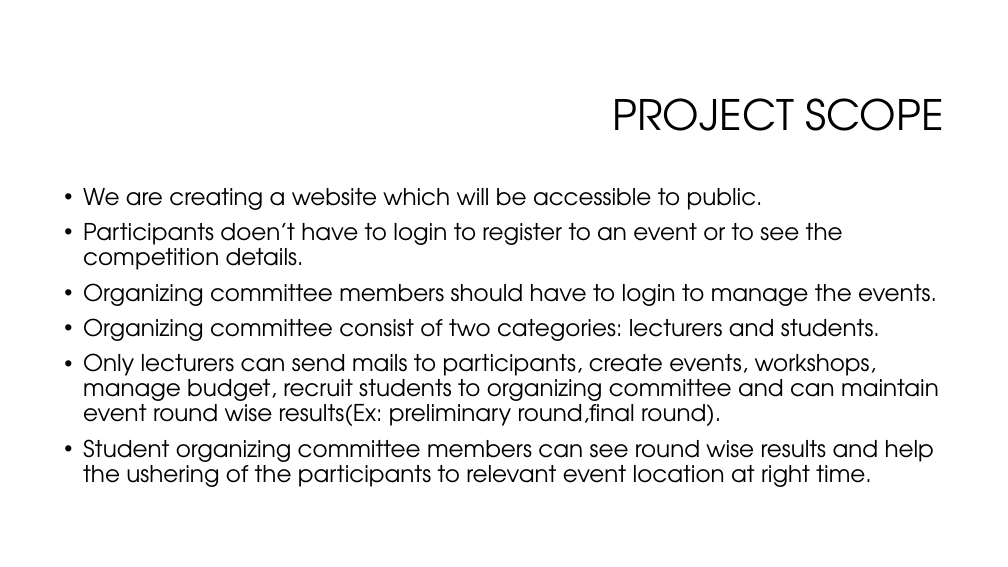
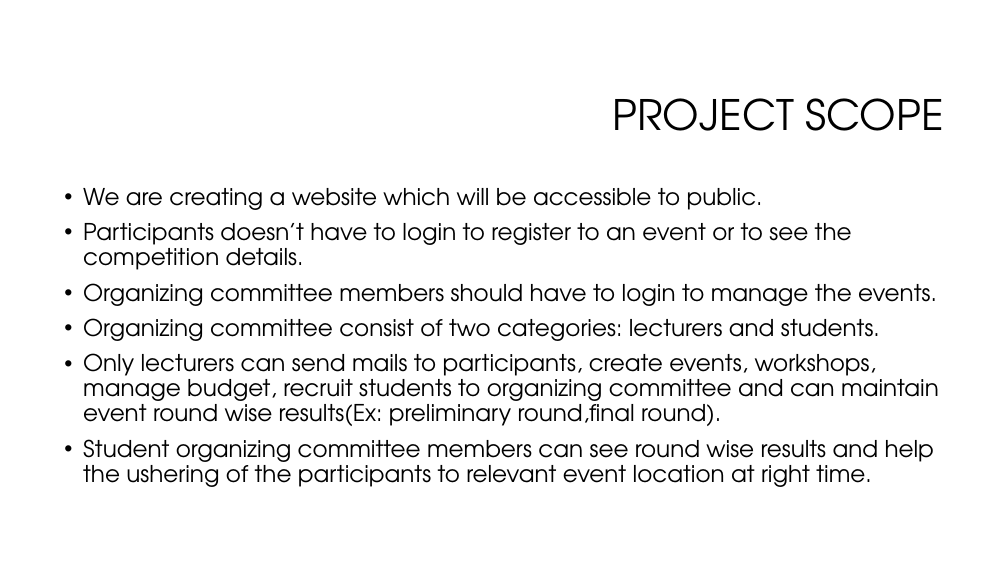
Before and after one commit to Sajith16/CSSEDocs, a slide deck: slide 4 of CodeFest-Management-Tool.pptx. Drawn at 1008x567 pixels with LibreOffice and Linux fonts; fonts in the diff are those of the drawing; background and template pictures are left out. Boxes give left, top, right and bottom in pixels: in the first picture for what was removed or moved away, otherwise in the second. Text is boxed around its words. In the diff, an @@ line names an element or a change of style, - is before the commit and + after.

Commit message:
updated

```diff
--- a/CodeFest-Management-Tool.pptx
+++ b/CodeFest-Management-Tool.pptx
@@ text at bbox=[83, 223, 852, 270]: text changed @@
-• Participants doen’t have to login to register to an event or to see the competition details.
+• Participants doesn’t have to login to register to an event or to see the competition details.
```
Also in this commit, not shown: 2 other slides changed.
